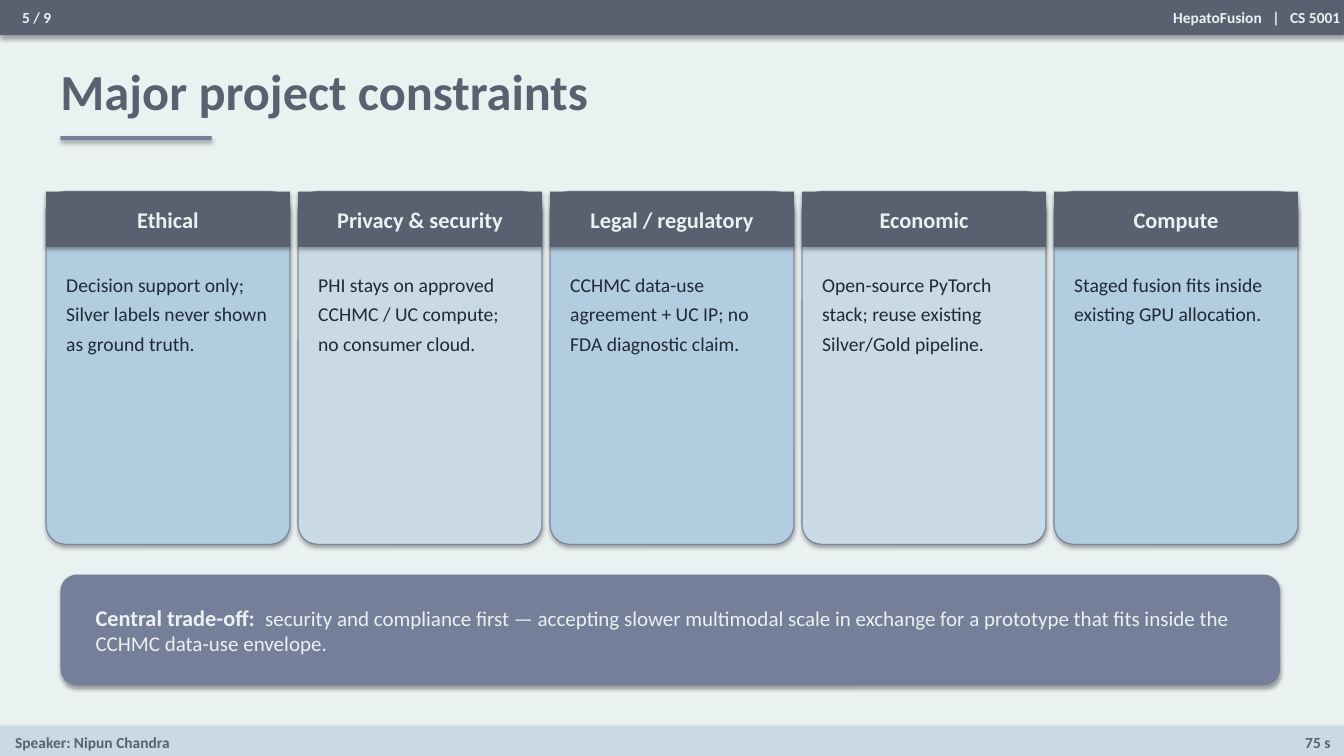
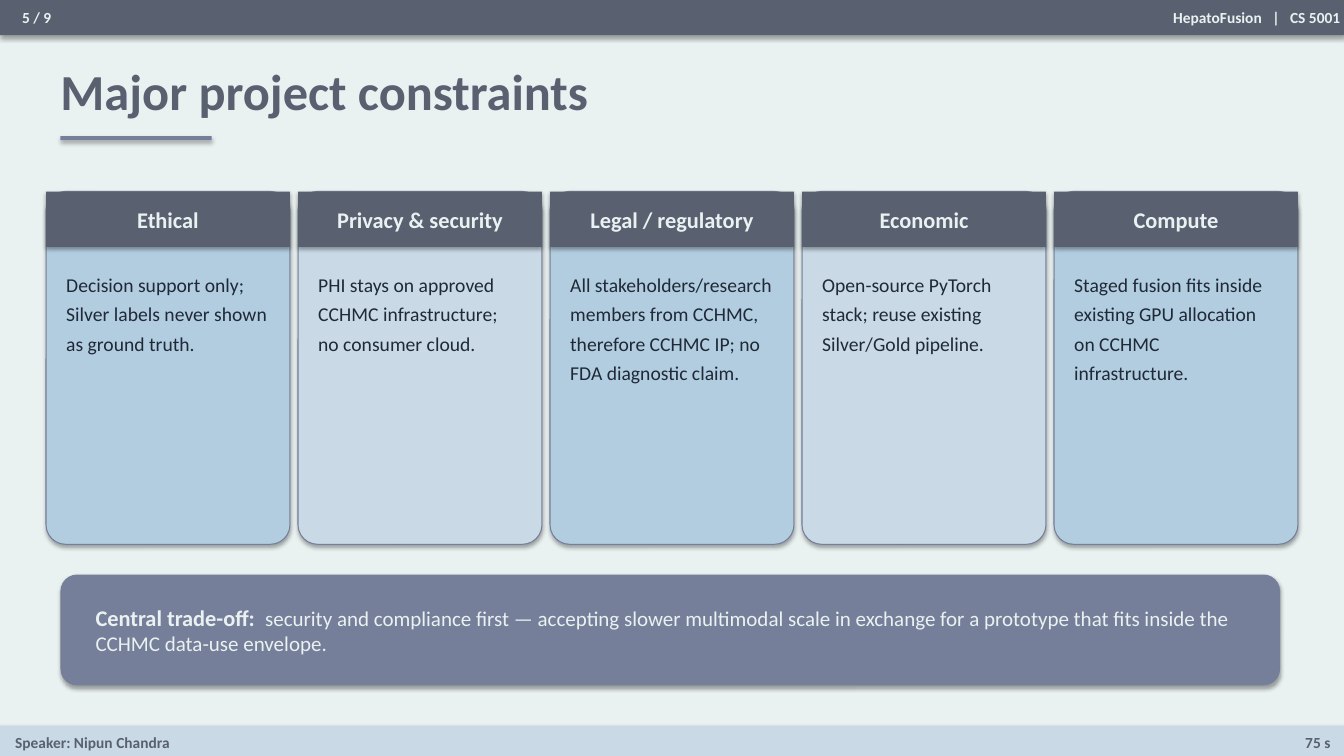
Before and after one commit to ShivamKGate/CS-Senior-Design-I-II, a slide deck: slide 5 of Presentation/HepatoFusion_Draft_Deck.pptx. Drawn at 1344x756 pixels with LibreOffice and Linux fonts; fonts in the diff are those of the drawing. Boxes give left, top, right and bottom in pixels: in the first picture for what was removed or moved away, otherwise in the second. Text is boxed around its words. In the diff, an @@ line names an element or a change of style, - is before the commit and + after.

Commit message:
minor edits approved by Dr. Patel, final draft yet to be completed.

```diff
--- a/Presentation/HepatoFusion_Draft_Deck.pptx
+++ b/Presentation/HepatoFusion_Draft_Deck.pptx
@@ text at (x1=318, y1=278, x2=497, y2=351): text changed @@
-PHI stays on approved CCHMC / UC compute; no consumer cloud.
+PHI stays on approved CCHMC infrastructure; no consumer cloud.
@@ text at (x1=570, y1=278, x2=772, y2=384): text changed @@
-CCHMC data-use agreement + UC IP; no FDA diagnostic claim.
+All stakeholders/research members from CCHMC, therefore CCHMC IP; no FDA diagnostic claim.
@@ text at (x1=1074, y1=278, x2=1262, y2=380): text changed @@
-Staged fusion fits inside existing GPU allocation.
+Staged fusion fits inside existing GPU allocation on CCHMC infrastructure.
```
Also in this commit, not shown: 6 other slides changed.
